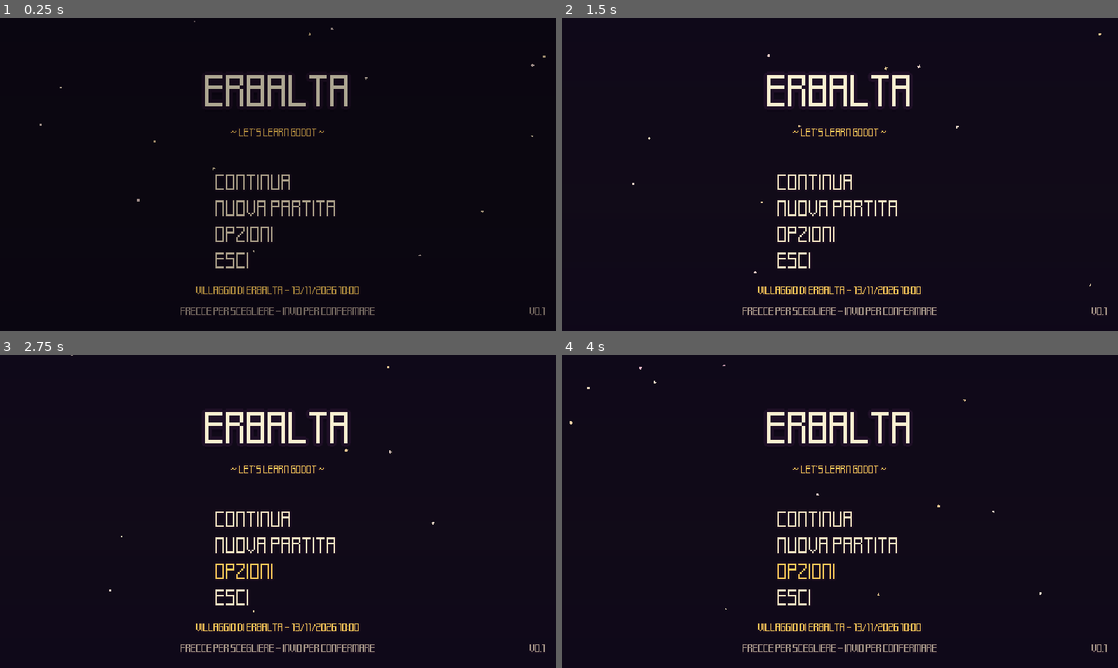
Above: before the commit, frames 1-4 (two rows, left to right).
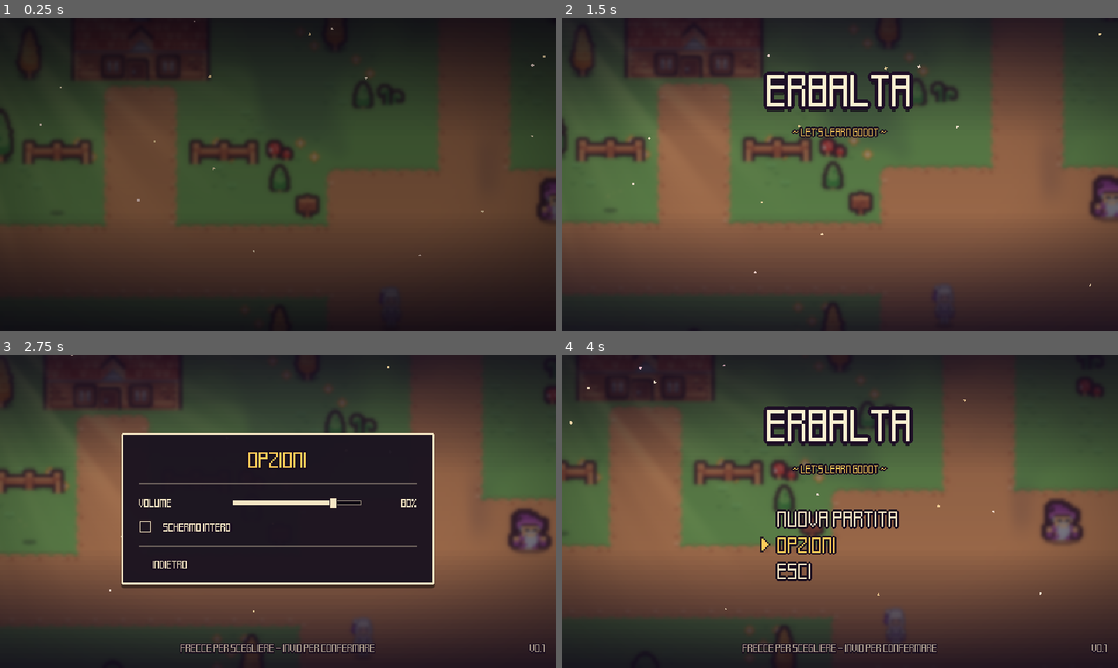
Above: after the commit, the same moments.

Repository: biagio-scaglia/let-s-learn-godot-
Game: Godot game, scene res://ui/title_screen.tscn
Same seed, same stepped clock (60 frames per second), same inputs: the game is played once before the commit and once after it.
Inputs (mouse positions are in pixels of both pictures, inside the frame that each line leads up to):
- Up to frame 1 (0.25 s): no input
- Up to frame 2 (1.5 s): move the mouse to (962, 158) at 0.52 s; hold D (move_right) 0.53-1.28 s; hold E (interact) 0.53-1.28 s; move the mouse to (728, 190) at 1.27 s; hold S (move_down) from 1.28 s (still down); tap Shift (run) at 1.35 s
- Up to frame 3 (2.75 s): release S (move_down) at 2 s; click "Opzioni" at 2 s
- Up to frame 4 (4 s): click (840, 527) at 2.75 s, where only the run after the commit has a clickable "Schermo intero"; click (845, 564) at 3.5 s, where only the run after the commit has a clickable "Indietro"

The runs differ from the first frame. In frame 1, 83% of the frame differs, in the area x 0-100%, y 3-97%; in frame 2, 91%, in the area x 0-100%, y 0-100%; in frame 3, 69%; in frame 4, 88%.
Error before the commit: Parse Error: Cannot infer the type of "info" variable because the value doesn't have a set type. (res://ui/title_screen.gd:31)
Error after the commit: Invalid call. Nonexistent function 'item' in base 'Node (game.gd)'. (res://interactables/pickup.gd:20)

Commit message:
Menu e avvisi: usano i nuovi autoload, una sola regola can_open_menu, avvisi in ascolto dello zaino

Diff:
--- a/let's-learn-godot/ui/hud.gd
+++ b/let's-learn-godot/ui/hud.gd
@@ -16,6 +16,8 @@
 	process_mode = Node.PROCESS_MODE_ALWAYS
 	_shown_y = toast.position.y
 	toast.visible = false
+	# Lo zaino non sa che esiste l'avviso: è l'avviso che ascolta lo zaino.
+	Inventory.item_added.connect(show_item)
 
 
 ## "Hai trovato: Pozione rossa x2"
--- a/let's-learn-godot/ui/inventory_menu.gd
+++ b/let's-learn-godot/ui/inventory_menu.gd
@@ -1,6 +1,6 @@
 extends CanvasLayer
 ## Lo zaino. È un autoload chiamato "InventoryMenu": si apre con Tab o I nei livelli.
-## Mostra gli oggetti di Game.inventory in una griglia di caselle; la casella
+## Mostra gli oggetti di Inventory.items in una griglia di caselle; la casella
 ## selezionata mostra nome e descrizione sotto.
 
 const SLOTS := 12   # 6 colonne x 2 righe
@@ -21,7 +21,7 @@
 	visible = false
 	for i in SLOTS:
 		_slots.append(_make_slot(i))
-	Game.inventory_changed.connect(_refresh)
+	Inventory.changed.connect(_refresh)
 
 
 ## Una casella: un bottone con l'icona al centro e la quantità in basso a destra.
@@ -57,28 +57,28 @@
 
 func _refresh() -> void:
 	_ids.clear()
-	for id in Game.inventory:
+	for id in Inventory.items:
 		_ids.append(id)
 	for i in SLOTS:
 		var slot := _slots[i]
 		var id := _ids[i] if i < _ids.size() else ""
 		var icon: TextureRect = slot.get_node("Icon")
 		var count: Label = slot.get_node("Count")
-		icon.texture = Game.item(id).icon if id != "" else null
-		var amount: int = Game.inventory.get(id, 0)
+		icon.texture = Inventory.item(id).icon if id != "" else null
+		var amount: int = Inventory.items.get(id, 0)
 		count.text = str(amount) if amount > 1 else ""
 
 
 func _on_slot_focused(index: int) -> void:
 	if is_open:
-		Game.ui_sound("move")
+		Sfx.play(Sfx.MOVE)
 	var id := _ids[index] if index < _ids.size() else ""
 	if id == "":
 		item_name.text = ""
 		item_description.text = "Lo zaino è vuoto." if _ids.is_empty() else ""
 	else:
-		item_name.text = Game.item(id).name
-		item_description.text = Game.item(id).description
+		item_name.text = Inventory.item(id).name
+		item_description.text = Inventory.item(id).description
 
 
 func _unhandled_input(event: InputEvent) -> void:
@@ -86,15 +86,9 @@
 		if event.is_action_pressed("inventory") or event.is_action_pressed("pause") or event.is_action_pressed("ui_cancel"):
 			get_viewport().set_input_as_handled()
 			close()
-	elif event.is_action_pressed("inventory") and _can_open():
+	elif event.is_action_pressed("inventory") and Game.can_open_menu():
 		get_viewport().set_input_as_handled()
 		open()
-
-
-func _can_open() -> bool:
-	var scene := get_tree().current_scene
-	return scene != null and scene.is_in_group("level") and not get_tree().paused \
-		and not Dialogue.is_active and not Game.changing_scene and not Game.in_cutscene
 
 
 func open() -> void:
@@ -102,7 +96,7 @@
 	get_tree().paused = true
 	_refresh()
 	visible = true
-	Game.ui_sound("confirm")
+	Sfx.play(Sfx.CONFIRM)
 	panel.pivot_offset = panel.size / 2.0
 	panel.scale = Vector2(0.92, 0.92)
 	panel.modulate.a = 0.0
@@ -115,7 +109,7 @@
 
 
 func close() -> void:
-	Game.ui_sound("back")
+	Sfx.play(Sfx.BACK)
 	var t := create_tween().set_parallel()
 	t.tween_method(_set_blur, 1.0, 0.0, 0.15)
 	t.tween_property(panel, "modulate:a", 0.0, 0.15)
--- a/let's-learn-godot/ui/menu_item.gd
+++ b/let's-learn-godot/ui/menu_item.gd
@@ -27,7 +27,7 @@
 	focus_entered.connect(_on_focus_entered)
 	focus_exited.connect(_on_focus_exited)
 	mouse_entered.connect(grab_focus)
-	pressed.connect(Game.ui_sound.bind("confirm"))
+	pressed.connect(Sfx.play.bind(Sfx.CONFIRM))
 
 
 ## Seleziona questa voce senza il "tic" (per esempio quando un menu si apre).
@@ -39,7 +39,7 @@
 
 func _on_focus_entered() -> void:
 	if not _silent:
-		Game.ui_sound("move")
+		Sfx.play(Sfx.MOVE)
 	var x := -_cursor.size.x - 10.0
 	_cursor.position = Vector2(x, (size.y - _cursor.size.y) / 2.0)
 	_cursor.visible = true
--- a/let's-learn-godot/ui/options_menu.gd
+++ b/let's-learn-godot/ui/options_menu.gd
@@ -1,6 +1,6 @@
 extends Control
 ## Il pannello delle opzioni, usato sia dalla schermata iniziale sia dal menu di pausa.
-## Le opzioni vere stanno in Game, che le salva su file.
+## Le opzioni vere stanno in Settings, che le salva su file.
 
 ## Emesso quando il giocatore torna indietro.
 signal closed
@@ -15,9 +15,9 @@
 func _ready() -> void:
 	hide()
 	volume_slider.value_changed.connect(_on_volume_changed)
-	volume_slider.focus_entered.connect(Game.ui_sound.bind("move"))
+	volume_slider.focus_entered.connect(Sfx.play.bind(Sfx.MOVE))
 	fullscreen_box.toggled.connect(_on_fullscreen_toggled)
-	fullscreen_box.focus_entered.connect(Game.ui_sound.bind("move"))
+	fullscreen_box.focus_entered.connect(Sfx.play.bind(Sfx.MOVE))
 	fullscreen_box.mouse_entered.connect(fullscreen_box.grab_focus)
 	volume_slider.mouse_entered.connect(volume_slider.grab_focus)
 	back_button.pressed.connect(close)
@@ -25,8 +25,8 @@
 
 func open() -> void:
 	# Mostra i valori attuali senza far partire i segnali (non è un cambiamento).
-	volume_slider.set_value_no_signal(Game.volume * 100.0)
-	fullscreen_box.set_pressed_no_signal(Game.fullscreen)
+	volume_slider.set_value_no_signal(Settings.volume * 100.0)
+	fullscreen_box.set_pressed_no_signal(Settings.fullscreen)
 	_update_volume_label()
 	show()
 	panel.pivot_offset = panel.size / 2.0
@@ -39,7 +39,7 @@
 
 
 func close() -> void:
-	Game.ui_sound("back")
+	Sfx.play(Sfx.BACK)
 	hide()
 	closed.emit()
 
@@ -51,14 +51,14 @@
 
 
 func _on_volume_changed(value: float) -> void:
-	Game.set_volume(value / 100.0)
+	Settings.set_volume(value / 100.0)
 	_update_volume_label()
-	Game.ui_sound("move")   # si sente subito quanto è forte
+	Sfx.play(Sfx.MOVE)   # si sente subito quanto è forte
 
 
 func _on_fullscreen_toggled(on: bool) -> void:
-	Game.set_fullscreen(on)
-	Game.ui_sound("confirm")
+	Settings.set_fullscreen(on)
+	Sfx.play(Sfx.CONFIRM)
 
 
 func _update_volume_label() -> void:
--- a/let's-learn-godot/ui/pause_menu.gd
+++ b/let's-learn-godot/ui/pause_menu.gd
@@ -36,17 +36,9 @@
 			return   # Esc nelle opzioni lo gestiscono le opzioni: tornano qui
 		get_viewport().set_input_as_handled()
 		close()
-	elif _can_open():
+	elif Game.can_open_menu():
 		get_viewport().set_input_as_handled()
 		open()
-
-
-## Si può aprire solo in un livello (non nella schermata iniziale), e non durante
-## un dialogo o un cambio di scena.
-func _can_open() -> bool:
-	var scene := get_tree().current_scene
-	return scene != null and scene.is_in_group("level") \
-		and not Dialogue.is_active and not Game.changing_scene and not Game.in_cutscene and not InventoryMenu.is_open
 
 
 func open() -> void:
@@ -56,7 +48,7 @@
 	panel.visible = true
 	hint.visible = true
 	options.hide()
-	Game.ui_sound("confirm")
+	Sfx.play(Sfx.CONFIRM)
 
 	panel.pivot_offset = panel.size / 2.0
 	panel.scale = Vector2(0.92, 0.92)
@@ -65,7 +57,7 @@
 
 
 func close() -> void:
-	Game.ui_sound("back")
+	Sfx.play(Sfx.BACK)
 	await _animate(0.0, 0.15)
 	visible = false
 	is_open = false
@@ -91,8 +83,8 @@
 
 
 func _save() -> void:
-	if Game.save_game():
-		Game.ui_sound("save")
+	if SaveSystem.save_game():
+		Sfx.play(Sfx.SAVE)
 		Hud.show_message("Partita salvata")
 	else:
 		Hud.show_message("Non è stato possibile salvare")
--- a/let's-learn-godot/ui/title_screen.gd
+++ b/let's-learn-godot/ui/title_screen.gd
@@ -28,7 +28,7 @@
 	_pan_camera()
 
 	# "Continua" c'è solo se esiste un salvataggio; sotto, luogo e data.
-	var info := Game.save_info()
+	var info := SaveSystem.save_info()
 	continue_button.visible = not info.is_empty()
 	save_info.text = "" if info.is_empty() else "Salvataggio: %s - %s" % [info.luogo, _pretty_date(info.data)]
 	continue_button.pressed.connect(_on_continue)
@@ -43,9 +43,12 @@
 ## ma senza Subaru: lo togliamo prima di aggiungerlo alla scena.
 func _add_village_background() -> void:
 	var village: Node = load(Game.FIRST_LEVEL).instantiate()
-	var player := village.get_node("World/Subaru")
-	player.get_parent().remove_child(player)
-	player.free()
+	# Cerchiamo Subaru per gruppo, non per percorso: se un giorno lo spostiamo
+	# in un altro nodo della mappa, funziona lo stesso.
+	for node in village.find_children("*", "CharacterBody2D"):
+		if node.is_in_group("player"):
+			node.get_parent().remove_child(node)
+			node.free()
 	add_child(village)
 	move_child(village, 0)
 
@@ -90,7 +93,7 @@
 func _on_continue() -> void:
 	for item in menu.get_children():
 		item.disabled = true
-	Game.continue_game()
+	SaveSystem.continue_game()
 
 
 ## "2026-11-13 10:42:05" → "13/11/2026 10:42"
